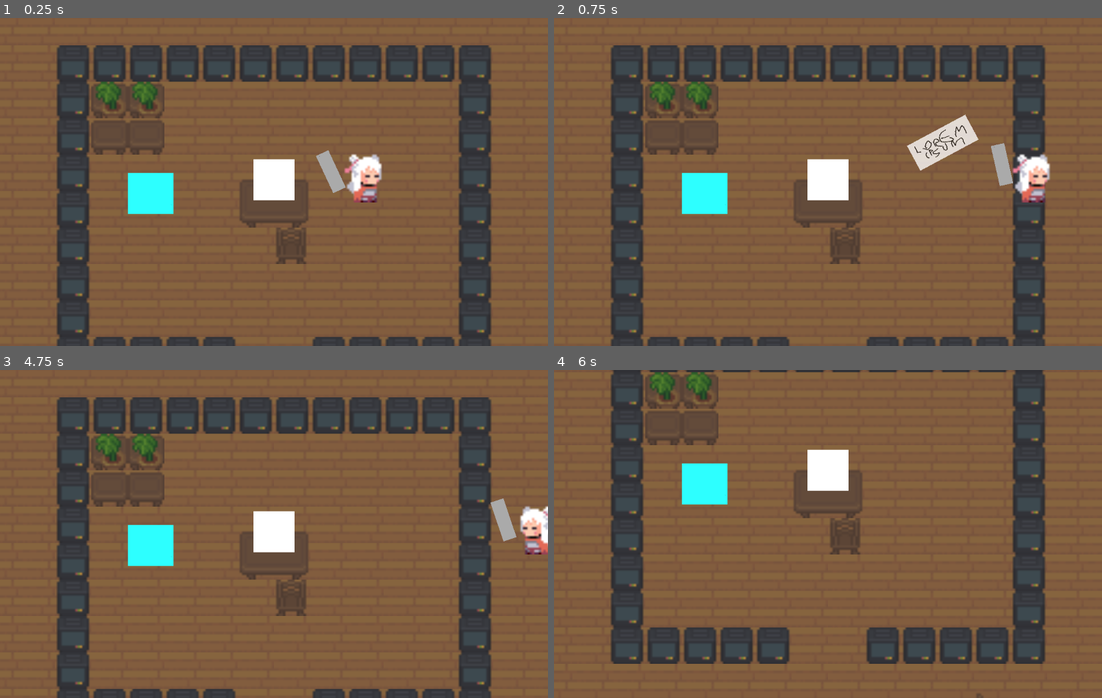
Above: before the commit, frames 1-4 (two rows, left to right).
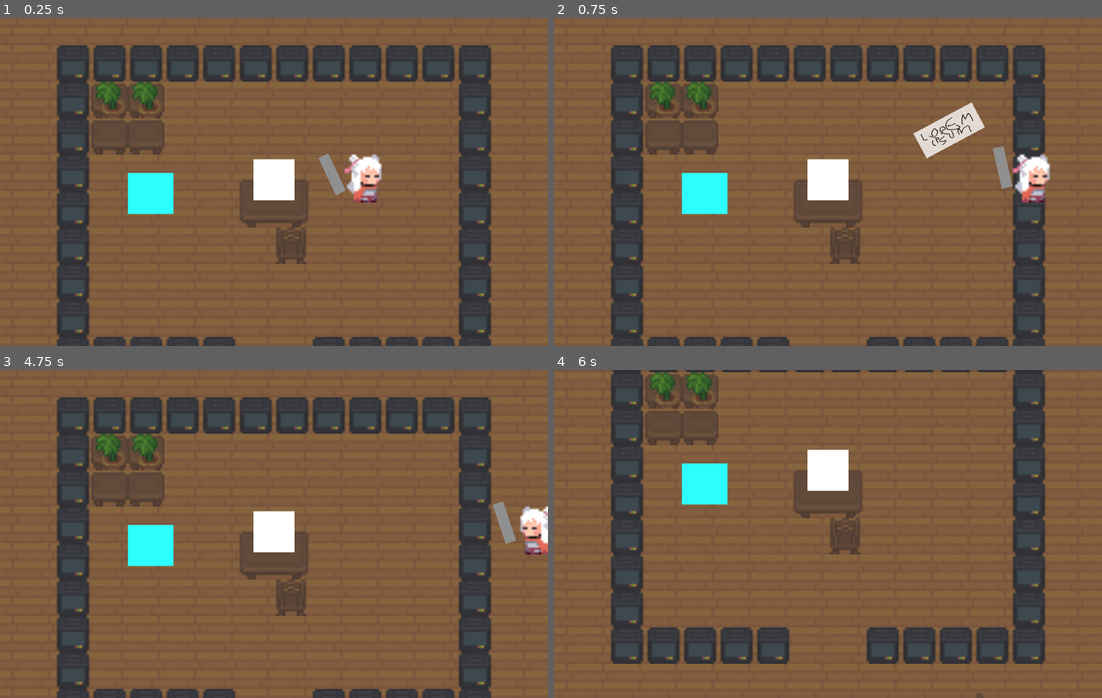
Above: after the commit, the same moments.

Repository: Buramuh/sibtrio
Game: Godot game, scene res://scenes/levels/office_0.tscn
Two runs of this game, one before a commit and one after it. Both use one fixed random seed, a clock stepped at 60 frames per second and the inputs below.
Inputs (mouse positions are in pixels of both pictures, inside the frame that each line leads up to):
- Up to frame 1 (0.25 s): no input
- Up to frame 2 (0.75 s): tap Enter at 0.5 s; move the mouse to (948, 165) at 0.52 s; hold D (right) from 0.53 s (still down); click (948, 165) at 0.6 s
- Up to frame 3 (4.75 s): tap Space at 1.25, 2.75 s; move the mouse to (164, 550) at 1.27 s; release D (right) at 1.28 s; hold S (down) 1.28-2.03 s; tap E (Interact) at 1.35, 4.35 s; click (164, 550) at 1.55 s; tap Enter at 2, 4.25 s; move the mouse to (328, 461) at 2.02 s; hold D (right) 2.03-2.78 s; click (328, 461) at 2.1 s; move the mouse to (246, 599) at 2.77 s; hold W (up) 2.78-3.53 s; right-click (246, 599) at 2.85 s; click (246, 599) at 3.05 s; move the mouse to (438, 583) at 3.52 s; hold A (left) from 3.53 s (still down); click (438, 583) at 3.6 s; move the mouse to (109, 484) at 4.27 s; click (109, 484) at 4.55 s
- Up to frame 4 (6 s): move the mouse to (855, 534) at 5.02 s; release A (left) at 5.03 s; hold S (down) 5.03-5.78 s; click (855, 534) at 5.1 s; move the mouse to (745, 452) at 5.77 s; hold D (right) from 5.78 s (still down); right-click (745, 452) at 5.85 s

The runs differ from the first frame. In frame 1, 0.3% of the frame differs, in the area x 57-64%, y 40-54%; in frame 2, 1.4%, in the area x 64-84%, y 25-53%; in frame 3, 0.3%; in frame 4, nothing differs.

Commit message:
Decoupled Attacks

Diff:
--- a/SIBLINGS rock/scenes/characters/player.gd
+++ b/SIBLINGS rock/scenes/characters/player.gd
@@ -5,10 +5,14 @@
 @export var max_speed: int = 250
 var speed: int = max_speed
 var facing = Vector2(0, 0)
+var equipped_item: Area2D
 
 # Called when the node enters the scene tree for the first time.
 func _ready():
-	pass # Replace with function body.
+	equipped_item = load("res://scenes/equipment/keyboard.tscn").instantiate()
+	$HandsCenter.add_child(equipped_item)
+
+
 
 # Called every frame. 'delta' is the elapsed time since the previous frame.
 func _process(_delta):
@@ -43,11 +47,13 @@
 
 	#---Handle Action Inputs
 	if Input.is_action_just_pressed("primary action"):
-		$HandsCenter/Keyboard.primary()
-		var attack_pos = $HandsCenter/Keyboard/AttackMarkers/Marker2D.global_position
+		#TODO Restructure attacks, make hitbox linked to equipped_item
+		# Get Hitbox node from equipped_item node
+		# send that node to the signal
+		# World instat
 		var attack_face = $HandsCenter.rotation_degrees
-		#var attack_pos = $HandsCenter/Keyboard.get_node("AttackMarkers/Marker2D").global_position
-		primary_attack.emit(attack_pos, attack_face)
+		var attack_face_node = equipped_item.primary(attack_face)
+		primary_attack.emit(attack_face_node)
 		print("Primary Action")
 
 	if Input.is_action_just_pressed("secondary action"):
--- a/SIBLINGS rock/scenes/characters/player.tscn
+++ b/SIBLINGS rock/scenes/characters/player.tscn
@@ -1,8 +1,7 @@
-[gd_scene load_steps=29 format=3 uid="uid://ddbxm5ghhya1g"]
+[gd_scene load_steps=28 format=3 uid="uid://ddbxm5ghhya1g"]
 
 [ext_resource type="Script" path="res://scenes/characters/player.gd" id="1_etoqi"]
 [ext_resource type="Texture2D" uid="uid://btaca1o1tqn36" path="res://assets/characters/Girl-Sheet.png" id="2_f7gua"]
-[ext_resource type="PackedScene" uid="uid://b6n0k5dhs6gn8" path="res://scenes/equipment/keyboard.tscn" id="3_7yuaj"]
 [ext_resource type="PackedScene" uid="uid://cjobm6j682nd6" path="res://scenes/UI/dialog_popup.tscn" id="4_53bvj"]
 
 [sub_resource type="AtlasTexture" id="AtlasTexture_xfenf"]
@@ -196,10 +195,6 @@
 
 [node name="HandsCenter" type="Marker2D" parent="."]
 
-[node name="Keyboard" parent="HandsCenter" instance=ExtResource("3_7yuaj")]
-position = Vector2(13, -4.76837e-07)
-rotation = -1.13446
-
 [node name="CollisionShape2D" type="CollisionShape2D" parent="."]
 shape = SubResource("RectangleShape2D_8obny")
 
--- a/SIBLINGS rock/scenes/equipment/keyboard.gd
+++ b/SIBLINGS rock/scenes/equipment/keyboard.gd
@@ -1,7 +1,9 @@
 
 extends WieldedItems
+var hitbox_scene: PackedScene = preload("res://scenes/effects/keyboard_attack.tscn")
 
-func primary():
+func primary(facing):
+	#Attack animation
 	var tween = create_tween().set_parallel(true)
 	var curr_position = position
 	tween.tween_property($".", "rotation_degrees", 65, 0.1)
@@ -9,4 +11,12 @@
 
 	tween.chain().tween_property($".", "rotation_degrees", -65, 0.005)
 	tween.parallel().tween_property($".", "position", curr_position, 0.01)
-	#tween.tween_property($".", "rotation", -65, 0.2)
+
+
+	#Making the hitbox
+	var attack = hitbox_scene.instantiate() as Area2D
+	attack.position = $AttackMarkers/Marker2D.global_position
+	attack.rotation_degrees = facing+90
+
+	#$Hitboxes.add_child(attack)
+	return attack
--- a/SIBLINGS rock/scenes/equipment/keyboard.tscn
+++ b/SIBLINGS rock/scenes/equipment/keyboard.tscn
@@ -13,28 +13,17 @@
 }
 
 [node name="Keyboard" instance=ExtResource("1_6cgpw")]
+position = Vector2(13, 0)
+rotation = -1.13446
 script = ExtResource("2_1tr68")
 
-[node name="Sprite2D" parent="." index="0"]
-modulate = Color(0.666667, 0.666667, 0.666667, 1)
-position = Vector2(5, 0)
-scale = Vector2(0.072, 0.0240964)
-texture = ExtResource("2_m8uv0")
-
-[node name="AttackMarkers" parent="." index="1"]
-position = Vector2(9.53674e-07, 9.53674e-07)
-metadata/_edit_lock_ = true
-
-[node name="Marker2D" parent="AttackMarkers" index="0"]
-position = Vector2(-49.1045, 264.104)
-
-[node name="Marker2D2" type="Marker2D" parent="AttackMarkers" index="1"]
-position = Vector2(-58.9253, 293.449)
-
-[node name="Marker2D3" type="Marker2D" parent="AttackMarkers" index="2"]
-position = Vector2(-49.1045, 205.415)
-
-[node name="AnimationPlayer" parent="." index="2"]
+[node name="AnimationPlayer" parent="." index="1"]
 libraries = {
 "": SubResource("AnimationLibrary_44t24")
 }
+
+[node name="Sprite2D" parent="." index="2"]
+modulate = Color(0.564706, 0.564706, 0.564706, 1)
+position = Vector2(3.72804, 0)
+scale = Vector2(0.0723031, -0.0192314)
+texture = ExtResource("2_m8uv0")
--- a/SIBLINGS rock/scenes/equipment/wielded_item.tscn
+++ b/SIBLINGS rock/scenes/equipment/wielded_item.tscn
@@ -4,6 +4,10 @@
 
 [node name="Wielded Item" type="Area2D"]
 script = ExtResource("1_5iml6")
+
+[node name="Hitboxes" type="Node2D" parent="."]
+
+[node name="AnimationPlayer" type="AnimationPlayer" parent="."]
 
 [node name="Sprite2D" type="Sprite2D" parent="."]
 
@@ -13,5 +17,3 @@
 scale = Vector2(0.072, 0.0240964)
 
 [node name="Marker2D" type="Marker2D" parent="AttackMarkers"]
-
-[node name="AnimationPlayer" type="AnimationPlayer" parent="."]
--- a/SIBLINGS rock/scenes/levels/interior_1.tres
+++ b/SIBLINGS rock/scenes/levels/interior_1.tres
@@ -5,44 +5,122 @@
 [sub_resource type="TileSetAtlasSource" id="TileSetAtlasSource_qfqhl"]
 texture = ExtResource("1_ri0ok")
 0:0/0 = 0
+0:0/0/physics_layer_0/linear_velocity = Vector2(0, 0)
+0:0/0/physics_layer_0/angular_velocity = 0.0
 1:0/0 = 0
+1:0/0/physics_layer_0/linear_velocity = Vector2(0, 0)
+1:0/0/physics_layer_0/angular_velocity = 0.0
 3:0/0 = 0
+3:0/0/physics_layer_0/linear_velocity = Vector2(0, 0)
+3:0/0/physics_layer_0/angular_velocity = 0.0
 4:0/0 = 0
+4:0/0/physics_layer_0/linear_velocity = Vector2(0, 0)
+4:0/0/physics_layer_0/angular_velocity = 0.0
 5:0/0 = 0
+5:0/0/physics_layer_0/linear_velocity = Vector2(0, 0)
+5:0/0/physics_layer_0/angular_velocity = 0.0
 7:0/0 = 0
+7:0/0/physics_layer_0/linear_velocity = Vector2(0, 0)
+7:0/0/physics_layer_0/angular_velocity = 0.0
 8:0/0 = 0
+8:0/0/physics_layer_0/linear_velocity = Vector2(0, 0)
+8:0/0/physics_layer_0/angular_velocity = 0.0
 0:1/0 = 0
+0:1/0/physics_layer_0/linear_velocity = Vector2(0, 0)
+0:1/0/physics_layer_0/angular_velocity = 0.0
 1:1/0 = 0
+1:1/0/physics_layer_0/linear_velocity = Vector2(0, 0)
+1:1/0/physics_layer_0/angular_velocity = 0.0
 2:1/0 = 0
+2:1/0/physics_layer_0/linear_velocity = Vector2(0, 0)
+2:1/0/physics_layer_0/angular_velocity = 0.0
 3:1/0 = 0
+3:1/0/physics_layer_0/linear_velocity = Vector2(0, 0)
+3:1/0/physics_layer_0/angular_velocity = 0.0
 4:1/0 = 0
+4:1/0/physics_layer_0/linear_velocity = Vector2(0, 0)
+4:1/0/physics_layer_0/angular_velocity = 0.0
 5:1/0 = 0
+5:1/0/physics_layer_0/linear_velocity = Vector2(0, 0)
+5:1/0/physics_layer_0/angular_velocity = 0.0
 6:1/0 = 0
+6:1/0/physics_layer_0/linear_velocity = Vector2(0, 0)
+6:1/0/physics_layer_0/angular_velocity = 0.0
 7:1/0 = 0
+7:1/0/physics_layer_0/linear_velocity = Vector2(0, 0)
+7:1/0/physics_layer_0/angular_velocity = 0.0
 8:1/0 = 0
+8:1/0/physics_layer_0/linear_velocity = Vector2(0, 0)
+8:1/0/physics_layer_0/angular_velocity = 0.0
 9:1/0 = 0
+9:1/0/physics_layer_0/linear_velocity = Vector2(0, 0)
+9:1/0/physics_layer_0/angular_velocity = 0.0
 0:2/0 = 0
+0:2/0/physics_layer_0/linear_velocity = Vector2(0, 0)
+0:2/0/physics_layer_0/angular_velocity = 0.0
 1:2/0 = 0
+1:2/0/physics_layer_0/linear_velocity = Vector2(0, 0)
+1:2/0/physics_layer_0/angular_velocity = 0.0
 2:2/0 = 0
+2:2/0/physics_layer_0/linear_velocity = Vector2(0, 0)
+2:2/0/physics_layer_0/angular_velocity = 0.0
 3:2/0 = 0
+3:2/0/physics_layer_0/linear_velocity = Vector2(0, 0)
+3:2/0/physics_layer_0/angular_velocity = 0.0
 4:2/0 = 0
+4:2/0/physics_layer_0/linear_velocity = Vector2(0, 0)
+4:2/0/physics_layer_0/angular_velocity = 0.0
 5:2/0 = 0
+5:2/0/physics_layer_0/linear_velocity = Vector2(0, 0)
+5:2/0/physics_layer_0/angular_velocity = 0.0
 6:2/0 = 0
+6:2/0/physics_layer_0/linear_velocity = Vector2(0, 0)
+6:2/0/physics_layer_0/angular_velocity = 0.0
 7:2/0 = 0
+7:2/0/physics_layer_0/linear_velocity = Vector2(0, 0)
+7:2/0/physics_layer_0/angular_velocity = 0.0
 8:2/0 = 0
+8:2/0/physics_layer_0/linear_velocity = Vector2(0, 0)
+8:2/0/physics_layer_0/angular_velocity = 0.0
 9:2/0 = 0
+9:2/0/physics_layer_0/linear_velocity = Vector2(0, 0)
+9:2/0/physics_layer_0/angular_velocity = 0.0
 0:3/0 = 0
+0:3/0/physics_layer_0/linear_velocity = Vector2(0, 0)
+0:3/0/physics_layer_0/angular_velocity = 0.0
 1:3/0 = 0
+1:3/0/physics_layer_0/linear_velocity = Vector2(0, 0)
+1:3/0/physics_layer_0/angular_velocity = 0.0
 2:3/0 = 0
+2:3/0/physics_layer_0/linear_velocity = Vector2(0, 0)
+2:3/0/physics_layer_0/angular_velocity = 0.0
 3:3/0 = 0
+3:3/0/physics_layer_0/linear_velocity = Vector2(0, 0)
+3:3/0/physics_layer_0/angular_velocity = 0.0
 4:3/0 = 0
+4:3/0/physics_layer_0/linear_velocity = Vector2(0, 0)
+4:3/0/physics_layer_0/angular_velocity = 0.0
 5:3/0 = 0
+5:3/0/physics_layer_0/linear_velocity = Vector2(0, 0)
+5:3/0/physics_layer_0/angular_velocity = 0.0
 6:3/0 = 0
+6:3/0/physics_layer_0/linear_velocity = Vector2(0, 0)
+6:3/0/physics_layer_0/angular_velocity = 0.0
 7:3/0 = 0
+7:3/0/physics_layer_0/linear_velocity = Vector2(0, 0)
+7:3/0/physics_layer_0/angular_velocity = 0.0
 8:3/0 = 0
+8:3/0/physics_layer_0/linear_velocity = Vector2(0, 0)
+8:3/0/physics_layer_0/angular_velocity = 0.0
 9:3/0 = 0
+9:3/0/physics_layer_0/linear_velocity = Vector2(0, 0)
+9:3/0/physics_layer_0/angular_velocity = 0.0
 0:4/0 = 0
+0:4/0/physics_layer_0/linear_velocity = Vector2(0, 0)
+0:4/0/physics_layer_0/angular_velocity = 0.0
 1:4/0 = 0
+1:4/0/physics_layer_0/linear_velocity = Vector2(0, 0)
+1:4/0/physics_layer_0/angular_velocity = 0.0
 
 [resource]
 physics_layer_0/collision_layer = 4
--- a/SIBLINGS rock/scenes/levels/world.gd
+++ b/SIBLINGS rock/scenes/levels/world.gd
@@ -6,11 +6,13 @@
 func _ready():
 	pass # Replace with function body.
 
-
-
-func _on_player_primary_attack(pos, direction):
+func _on_player_primary_attack2(pos, direction):
 	var attack = p_attack_scene.instantiate() as Area2D
 	attack.position = pos
 	attack.rotation_degrees = direction+90
 
 	$Attacks.add_child(attack)
+
+
+func _on_player_primary_attack(attack):
+	$Attacks.add_child(attack)
